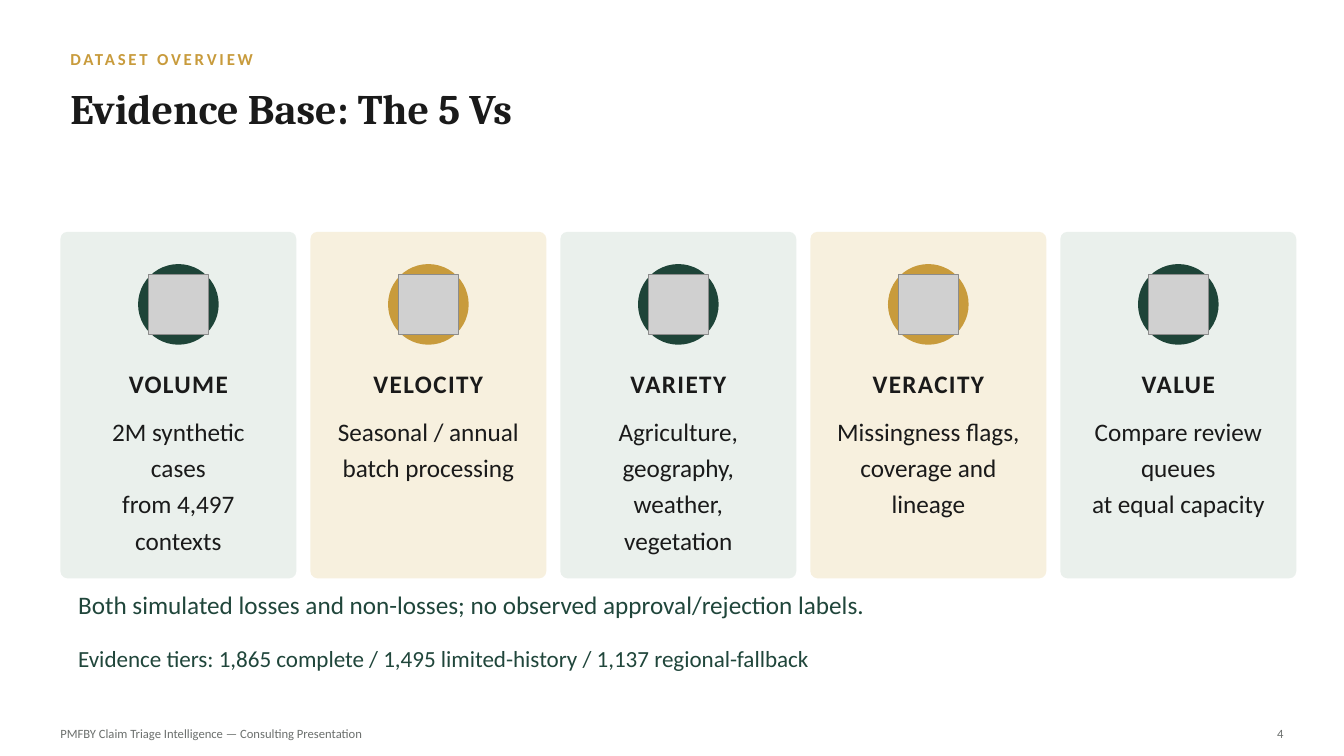
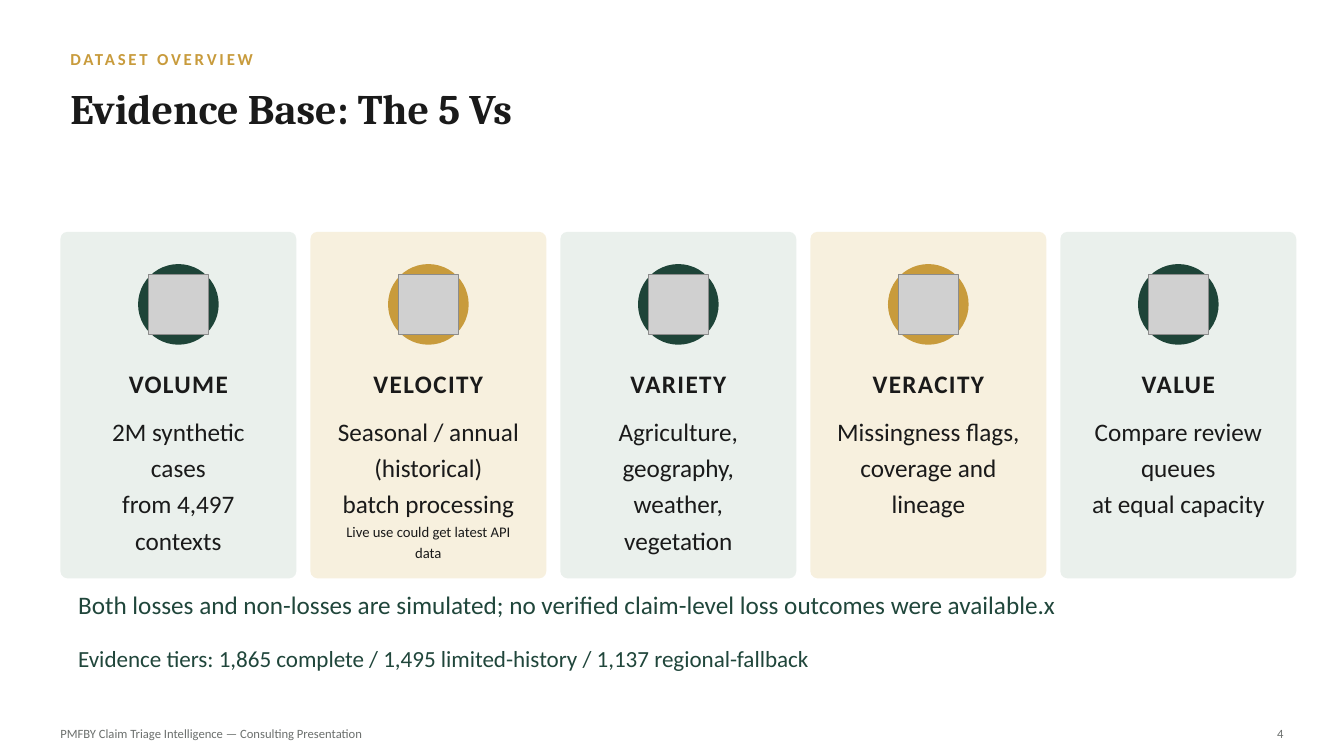
Before and after one commit to Navneet19-boop/PMFBY_BDA, a slide deck: slide 4 of presentations/C2_BDA_PPT.pptx. Drawn at 1344x756 pixels with LibreOffice and Linux fonts; fonts in the diff are those of the drawing; grey boxes stand for pictures. Boxes give left, top, right and bottom in pixels: in the first picture for what was removed or moved away, otherwise in the second. Text is boxed around its words. In the diff, an @@ line names an element or a change of style, - is before the commit and + after.

```diff
--- a/presentations/C2_BDA_PPT.pptx
+++ b/presentations/C2_BDA_PPT.pptx
@@ text at <box>338,423,519,481</box>: text changed @@
-Seasonal / annual
+Seasonal / annual (historical)
@@ text at <box>346,526,511,540</box>: paragraph added @@
+Live use could get latest API data
@@ text at <box>78,596,1055,617</box>: text changed @@
-Both simulated losses and non-losses; no observed approval/rejection labels.
+Both losses and non-losses are simulated; no verified claim-level loss outcomes were available.x
```
Also in this commit, not shown: 4 other slides changed.
